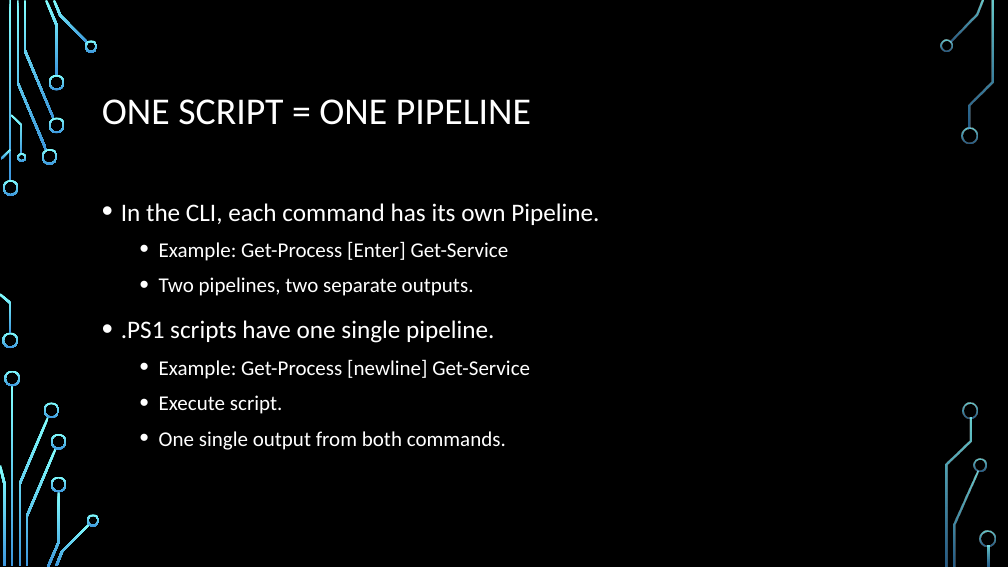
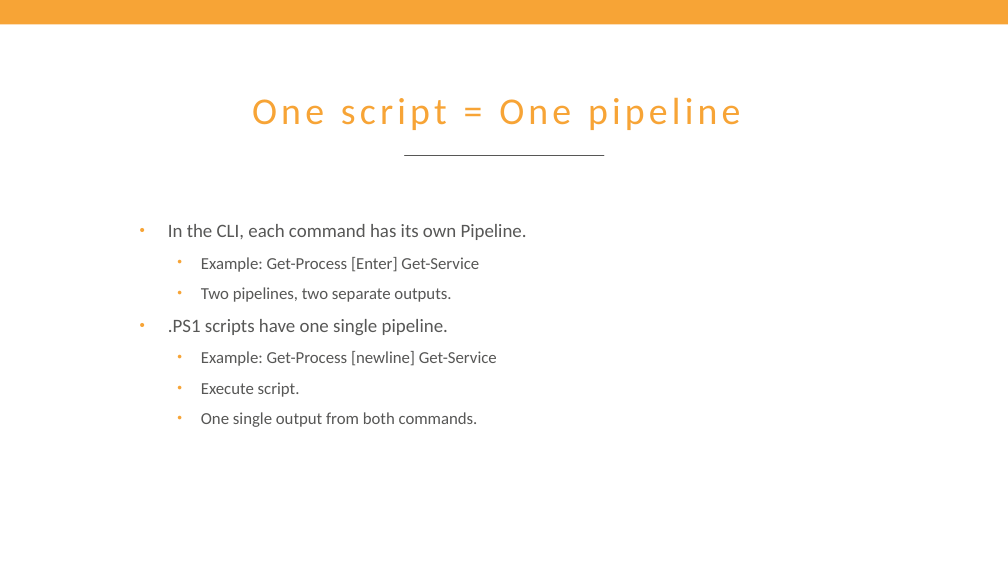
Before and after one commit to Matthias-vdE/Powershell-Course, a slide deck: slide 129 of 2019/Powershell course.pptx. Drawn at 1008x567 pixels with LibreOffice and Linux fonts; fonts in the diff are those of the drawing; background and template pictures are left out. Boxes give left, top, right and bottom in pixels: in the first picture for what was removed or moved away, otherwise in the second. Text is boxed around its words. In the diff, an @@ line names an element or a change of style, - is before the commit and + after.

Commit message:
Applied Axxes style

```diff
--- a/2019/Powershell course.pptx
+++ b/2019/Powershell course.pptx
@@ background picture (left out) to #FFFFFF @@
@@ rectangle added at bbox=[0, 0, 1008, 24], fill #F7A436 @@
@@ title at bbox=[252, 97, 740, 130]: text changed; text colour #FFFFFF to #F7A436 @@
-ONE SCRIPT = ONE PIPELINE
+One script = One pipeline
@@ line added from (405, 156) to (604, 156), #575756 0.75 pt @@
@@ text "In the CLI, each command ...": place and size @@
-text "In the CLI, each command ..." at bbox=[121, 203, 599, 450]
+text "In the CLI, each command ..." at bbox=[168, 224, 527, 427]
@@ text "In the CLI, each command ..." at bbox=[168, 224, 527, 427]: size 24 to 18 pt in "In the CLI, each command has its ...", ".PS1 scripts have one single pipeline."; text colour #FFFFFF to #575756; size 20 to 16 pt in "Example: Get-Process [Enter] Get-Service", "Two pipelines, two separate outputs.", "Example: Get-Process [newline] Get-Service", "Execute script." and 1 more places; indent changed; line spacing 1.2 to 1; more space between paragraphs @@
@@ group removed at bbox=[0, 0, 996, 567]: 33 freeform shapes, 3 rectangles @@
```
Also in this commit, not shown: 169 other slides changed.
